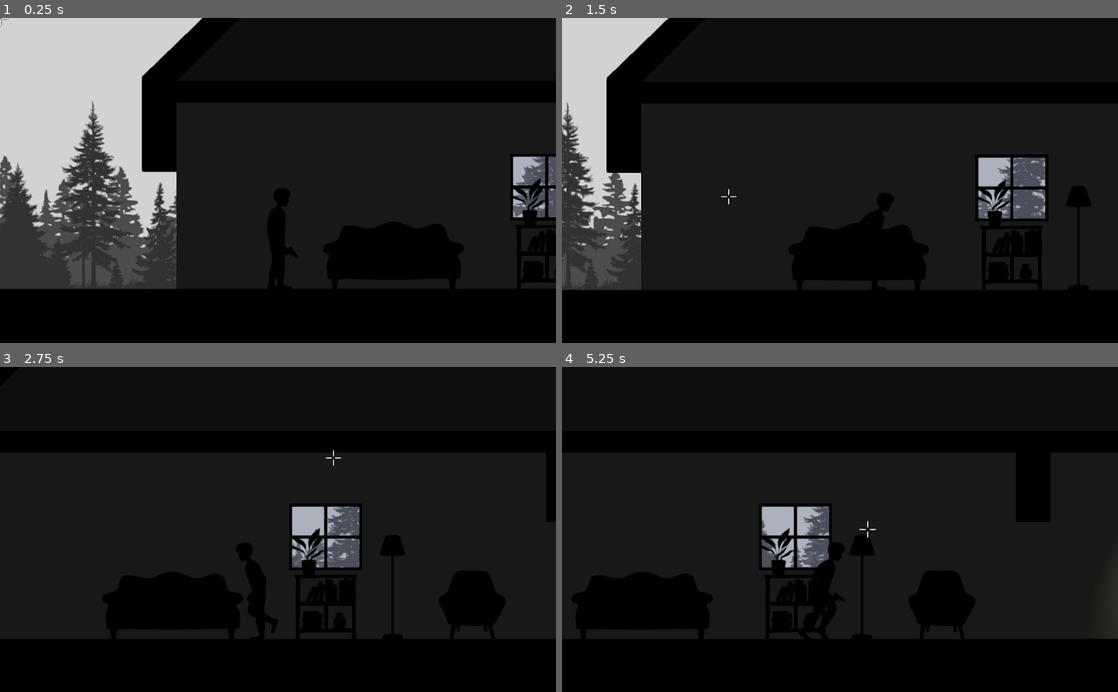
Above: before the commit, frames 1-4 (two rows, left to right).
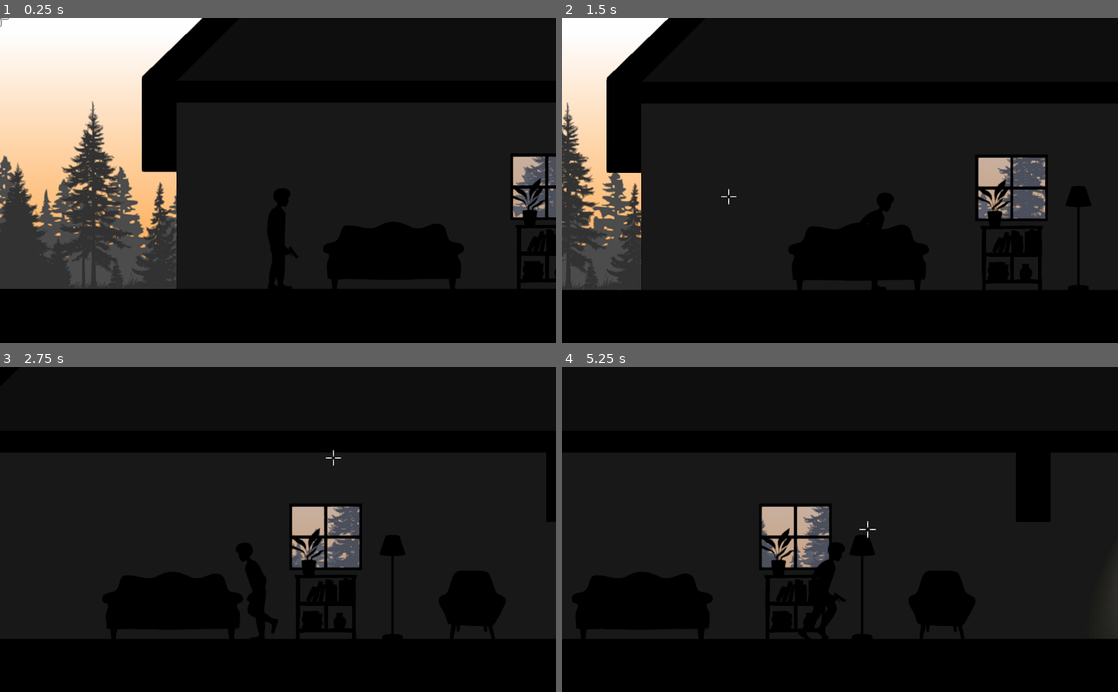
Above: after the commit, the same moments.

Repository: endcrs/COMA
Game: Godot game, scene res://levels/level1/level1.tscn
Same seed, same stepped clock (60 frames per second), same inputs: the game is played once before the commit and once after it.
Inputs (mouse positions are in pixels of both pictures, inside the frame that each line leads up to):
- Up to frame 1 (0.25 s): no input
- Up to frame 2 (1.5 s): move the mouse to (962, 164) at 0.52 s; hold Right (ui_right) from 0.53 s (still down); move the mouse to (728, 196) at 1.27 s
- Up to frame 3 (2.75 s): move the mouse to (333, 458) at 2.02 s; release Right (ui_right) at 2.03 s; hold Left (ui_left) from 2.03 s (still down)
- Up to frame 4 (5.25 s): move the mouse to (812, 594) at 2.77 s; release Left (ui_left) at 2.78 s; hold Right (ui_right) 2.78-4.28 s; move the mouse to (1006, 578) at 3.52 s; move the mouse to (673, 480) at 4.27 s; hold Left (ui_left) 4.28-5.03 s; move the mouse to (867, 529) at 5.02 s; hold Right (ui_right) from 5.03 s (still down)

The runs differ from the first frame. In frame 1, 15% of the frame differs, in the area x 0-100%, y 0-74%; in frame 2, 6.1%; in frame 3, 0.7%; in frame 4, 1.0%.

Commit message:
scenary degradê

Diff:
--- a/GAME/levels/level1/level1.tscn
+++ b/GAME/levels/level1/level1.tscn
@@ -22,6 +22,14 @@
 glow_bicubic_upscale = true
 adjustment_enabled = true
 
+[sub_resource type="Gradient" id=3]
+offsets = PoolRealArray( 0.223464, 0.793296 )
+colors = PoolColorArray( 1, 0.515625, 0, 1, 1, 1, 1, 1 )
+
+[sub_resource type="GradientTexture" id=4]
+gradient = SubResource( 3 )
+width = 1080
+
 [node name="Level1" type="Node2D"]
 
 [node name="InsideWall" type="Polygon2D" parent="."]
@@ -99,7 +107,6 @@
 position = Vector2( 3372, 316 )
 
 [node name="Curtain" type="Sprite" parent="Objects/Window2"]
-visible = false
 position = Vector2( 0, 11 )
 scale = Vector2( 0.856188, 0.890323 )
 texture = ExtResource( 2 )
@@ -192,12 +199,13 @@
 [node name="ParallaxBackground2" type="ParallaxBackground" parent="."]
 
 [node name="ParallaxLayer2" type="ParallaxLayer" parent="ParallaxBackground2"]
-
-[node name="background" type="Sprite" parent="ParallaxBackground2/ParallaxLayer2"]
-modulate = Color( 0.827451, 0.827451, 0.827451, 1 )
-position = Vector2( 5, -375 )
-scale = Vector2( 3.69301, 0.997807 )
-texture = ExtResource( 5 )
+motion_mirroring = Vector2( 1980, 0 )
+
+[node name="Background" type="Sprite" parent="ParallaxBackground2/ParallaxLayer2"]
+position = Vector2( 0, 900 )
+rotation = -1.5708
+scale = Vector2( 1, 1980 )
+texture = SubResource( 4 )
 centered = false
 
 [node name="ParallaxLayer" type="ParallaxLayer" parent="ParallaxBackground2"]
--- a/GAME/levels/level2/florest.tscn
+++ b/GAME/levels/level2/florest.tscn
@@ -1,7 +1,16 @@
-[gd_scene load_steps=3 format=2]
+[gd_scene load_steps=7 format=2]
 
 [ext_resource path="res://levels/level2/sprites/4.png" type="Texture" id=1]
+[ext_resource path="res://player/player.tscn" type="PackedScene" id=2]
 [ext_resource path="res://levels/level2/sprites/Design sem nome.png" type="Texture" id=3]
+[ext_resource path="res://levels/level2/shaders/florest.tres" type="Material" id=4]
+
+[sub_resource type="Gradient" id=3]
+colors = PoolColorArray( 1, 0.585938, 0, 1, 1, 1, 1, 1 )
+
+[sub_resource type="GradientTexture" id=2]
+gradient = SubResource( 3 )
+width = 1080
 
 [node name="Forest" type="Node2D"]
 
@@ -14,6 +23,7 @@
 
 [node name="Tree1" type="Sprite" parent="BackgroundFront/ParallaxLayer"]
 modulate = Color( 0, 0, 0, 1 )
+material = ExtResource( 4 )
 scale = Vector2( 2, 2 )
 texture = ExtResource( 3 )
 centered = false
@@ -22,6 +32,7 @@
 
 [node name="Tree2" type="Sprite" parent="BackgroundFront/ParallaxLayer"]
 modulate = Color( 0, 0, 0, 1 )
+material = ExtResource( 4 )
 position = Vector2( 1321, 0 )
 scale = Vector2( 2, 2 )
 texture = ExtResource( 3 )
@@ -45,6 +56,16 @@
 
 [node name="BackgroundBack" type="ParallaxBackground" parent="."]
 
+[node name="ParallaxLayer2" type="ParallaxLayer" parent="BackgroundBack"]
+motion_mirroring = Vector2( 1645, 0 )
+
+[node name="Background" type="Sprite" parent="BackgroundBack/ParallaxLayer2"]
+position = Vector2( 0, 900 )
+rotation = -1.5708
+scale = Vector2( 1, 1980 )
+texture = SubResource( 2 )
+centered = false
+
 [node name="ParallaxLayer" type="ParallaxLayer" parent="BackgroundBack"]
 motion_scale = Vector2( 0.5, 1 )
 motion_mirroring = Vector2( 2915, 0 )
@@ -65,3 +86,18 @@
 flip_h = true
 region_enabled = true
 region_rect = Rect2( 108, 540, 731, 432 )
+
+[node name="CameraPlayer" type="Camera2D" parent="."]
+position = Vector2( 207, 268 )
+current = true
+limit_left = 200
+limit_right = 4800
+limit_smoothed = true
+smoothing_enabled = true
+
+[node name="Player" parent="." instance=ExtResource( 2 )]
+position = Vector2( 208, 472 )
+
+[node name="RemoteTransform2D" type="RemoteTransform2D" parent="Player"]
+position = Vector2( -1, -204 )
+remote_path = NodePath("../../CameraPlayer")
--- /dev/null
+++ b/GAME/levels/level2/shaders/florest.tres
@@ -0,0 +1,16 @@
+[gd_resource type="ShaderMaterial" load_steps=2 format=2]
+
+[sub_resource type="Shader" id=1]
+code = "shader_type canvas_item;
+
+uniform float amplitude = 3;
+uniform float speed = 2;
+
+void vertex() {
+	VERTEX.x += amplitude * sin((.5 - UV.y) * speed * TIME);
+}"
+
+[resource]
+shader = SubResource( 1 )
+shader_param/amplitude = 3.0
+shader_param/speed = 2.0
--- /dev/null
+++ b/GAME/levels/level2/shaders/gradient.tres
@@ -0,0 +1,5 @@
+[gd_resource type="Gradient" format=2]
+
+[resource]
+offsets = PoolRealArray( 0, 0.299517, 1 )
+colors = PoolColorArray( 0.742188, 0.38269, 0, 1, 0.900362, 0.761426, 0.613527, 1, 1, 1, 1, 1 )
--- a/GAME/objects/window/window.tscn
+++ b/GAME/objects/window/window.tscn
@@ -5,9 +5,9 @@
 
 [node name="Polygon2D" type="Polygon2D" parent="."]
 modulate = Color( 1, 1, 1, 0.392157 )
-position = Vector2( -864, -295 )
+position = Vector2( -864.286, -295.714 )
 color = Color( 0.278431, 0.301961, 0.376471, 1 )
-polygon = PoolVector2Array( 768, 208, 768, 384, 960, 384, 960, 334.088, 960, 208 )
+polygon = PoolVector2Array( 768.571, 208.571, 768.571, 384.286, 960, 384.286, 960, 334.088, 960, 208.571 )
 
 [node name="Polygon2D3" type="Polygon2D" parent="."]
 position = Vector2( -1016, -295 )
@@ -17,4 +17,4 @@
 [node name="Polygon2D2" type="Polygon2D" parent="."]
 position = Vector2( -1016, -295 )
 color = Color( 0, 0, 0, 1 )
-polygon = PoolVector2Array( 920, 208, 920, 384, 1112, 384, 1112, 208, 920, 208, 928, 216, 1104, 216, 1104, 376, 928, 376, 928, 216 )
+polygon = PoolVector2Array( 920.286, 207.857, 920.286, 383.571, 1111.71, 383.571, 1111.71, 207.857, 920.286, 207.857, 928, 216, 1104, 216, 1104, 376, 928, 376, 928, 216 )
--- a/GAME/zombie/scripts/zombie.gd
+++ b/GAME/zombie/scripts/zombie.gd
@@ -3,7 +3,7 @@
 export (int) var GRAVITY = 600
 
 onready var player = get_parent().get_node("player")
-var speed = 75
+var speed = 65
 var player_position = Vector2.ZERO
 var target_position = Vector2.ZERO
 
Not shown: 1 places in GAME/levels/level1/level1.tscn that only renumber resources
